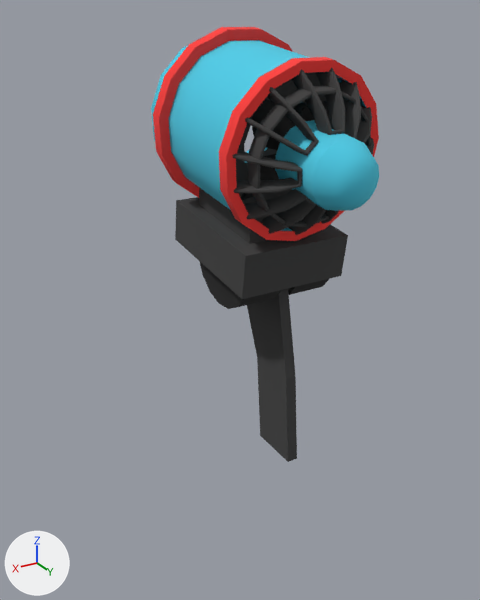
Two versions of the FBX model SquibblesMania/Assets/Mesh/Map_montain/mesh_snow_canon 1.fbx, one commit apart.
Camera for both pictures: a 50 mm camera at (5.11, 8.69, 9.81) aimed at (-0.43, -0.54, 5.19). Every picture has the same lights, and +X, +Y and +Z are marked at lower left. Where no turn or scale is listed for an object, it has been applied to the vertices. Vertices at the same position are counted once.

Names of what the first picture shows: 'canon', 'helice', 'pied'.
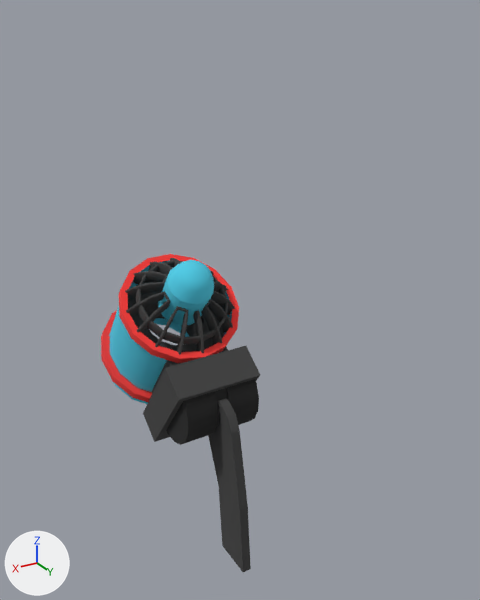
Changed parts and their boxes [x1, y1, x2, y2] in the pictures (480 x 600 px; the box of a moved part takes in the faces that stretch with it):
'canon', reshaped, moved, turned
    before: [151, 27, 379, 309]
    after: [101, 254, 260, 445]
'pied', reshaped, moved, turned, rescaled
    before: [247, 289, 297, 462]
    after: [208, 398, 251, 572]
'helice', deleted
    before: [241, 99, 330, 200]
part 1 of me_cylinder_010, moved or reshaped
    before: [199, 261, 329, 309]
    after: [166, 379, 259, 445]
part 2 of me_cylinder_010, moved or reshaped
    before: [151, 40, 366, 231]
    after: [109, 260, 232, 404]
part 3 of me_cylinder_010, moved or reshaped
    before: [153, 27, 293, 198]
    after: [101, 310, 152, 402]
part 4 of me_cylinder_010, moved or reshaped
    before: [219, 57, 379, 241]
    after: [119, 254, 239, 363]
part 5 of me_cylinder_010, moved or reshaped
    before: [288, 204, 326, 235]
    after: [193, 310, 204, 353]
part 6 of me_cylinder_010, moved or reshaped
    before: [321, 210, 339, 224]
    after: [201, 299, 233, 345]
part 7 of me_cylinder_010, moved or reshaped
    before: [367, 138, 374, 154]
    after: [211, 281, 235, 315]
part 8 of me_cylinder_010, moved or reshaped (not visible afterwards)
    before: [339, 81, 372, 143]
part 9 of me_cylinder_010, moved or reshaped
    before: [292, 68, 345, 135]
    after: [148, 258, 181, 275]
part 10 of me_cylinder_010, moved or reshaped
    before: [245, 87, 319, 156]
    after: [125, 271, 168, 300]
part 11 of me_cylinder_010, moved or reshaped
    before: [233, 150, 302, 194]
    after: [126, 291, 170, 333]
part 12 of me_cylinder_010, moved or reshaped
    before: [244, 189, 316, 234]
    after: [155, 306, 188, 355]
part 13 of me_cylinder_010, moved or reshaped
    before: [247, 85, 372, 227]
    after: [136, 261, 228, 345]
part 14 of me_cylinder_010, moved or reshaped
    before: [175, 187, 348, 299]
    after: [143, 342, 260, 442]
part 15 of me_cylinder_010, added (cyan)
    after: [158, 260, 214, 326]
part 16 of me_cylinder_010, deleted (cyan)
    before: [275, 120, 379, 211]

Edits to the bpy script that builds the scene:
```text
Change me_cube_004:
    used by ob_pied; location = (-0.02, 1.07, 3.77); rotation_euler = (1.856, 0.0, 0.0), in degrees (106, 0, 0); scale = (0.000856, 0.01, 0.01)
    remove me_cube_004.from_pydata(...)  # 12 vertices, 10 faces; spans x -100.0..100.0, y -55.0..296.0, z -102.0..23.0
    add me_cube_004.from_pydata(...)  # 23 vertices, 25 faces; spans x -9.0..9.0, y -84.0..36.0, z -338.0..13.0
    me_cube_004 part 17: the whole mesh is rebuilt
Change me_cylinder_010:
    used by ob_canon; location = (-0.02, 0.81, 5.97); rotation_euler = (1.571, 0.0, 0.0), in degrees (90, 0, 0); scale = (0.01, 0.01, 0.01)
    remove me_cylinder_010.from_pydata(...)  # 1124 vertices, 1149 faces; spans x -125.0..130.0, y -9.0..368.0, z -218.0..138.0
    add me_cylinder_010.from_pydata(...)  # 1123 vertices, 1134 faces; spans x -125.0..130.0, y -218.0..138.0, z -368.0..9.0
    me_cylinder_010 part 1: the loose piece of 56 vertices spanning x -74.0..74.0, y -9.0..55.0, z -73.0..65.0 is turned -90 degrees about the x axis through the mesh origin
    me_cylinder_010 part 2: the loose piece of 120 vertices spanning x -110.0..115.0, y 106.0..358.0, z -116.0..138.0 is turned -90 degrees about the x axis through the mesh origin
    me_cylinder_010 part 3: the loose piece of 60 vertices spanning x -125.0..130.0, y 114.0..368.0, z 48.0..102.0 is turned -90 degrees about the x axis through the mesh origin
    me_cylinder_010 part 4: the loose piece of 60 vertices spanning x -116.0..121.0, y 100.0..336.0, z -119.0..-68.0 is turned -90 degrees about the x axis through the mesh origin
    me_cylinder_010 part 5: the loose piece of 40 vertices spanning x 0.0..5.0, y 103.0..176.0, z -150.0..-63.0 is turned -90 degrees about the x axis through the mesh origin
    me_cylinder_010 part 6: the loose piece of 80 vertices spanning x -86.0..-10.0, y 113.0..190.0, z -152.0..-65.0 is turned -90 degrees about the x axis through the mesh origin
    me_cylinder_010 part 7: the loose piece of 80 vertices spanning x -115.0..-32.0, y 181.0..234.0, z -157.0..-73.0 is turned -90 degrees about the x axis through the mesh origin
    me_cylinder_010 part 8: the loose piece of 80 vertices spanning x -100.0..-17.0, y 229.0..314.0, z -162.0..-84.0 is turned -90 degrees about the x axis through the mesh origin
    me_cylinder_010 part 9: the loose piece of 80 vertices spanning x -24.0..29.0, y 248.0..333.0, z -163.0..-90.0 is turned -90 degrees about the x axis through the mesh origin
    me_cylinder_010 part 10: the loose piece of 80 vertices spanning x 22.0..105.0, y 229.0..314.0, z -162.0..-84.0 is turned -90 degrees about the x axis through the mesh origin
    me_cylinder_010 part 11: the loose piece of 80 vertices spanning x 37.0..119.0, y 181.0..234.0, z -157.0..-73.0 is turned -90 degrees about the x axis through the mesh origin
    me_cylinder_010 part 12: the loose piece of 80 vertices spanning x 15.0..91.0, y 113.0..190.0, z -152.0..-65.0 is turned -90 degrees about the x axis through the mesh origin
    me_cylinder_010 part 13: the loose piece of 150 vertices spanning x -87.0..91.0, y 126.0..304.0, z -137.0..-88.0 is turned -90 degrees about the x axis through the mesh origin
    me_cylinder_010 part 14: the loose piece of 16 vertices spanning x -82.0..87.0, y 32.0..158.0, z -94.0..117.0 is turned -90 degrees about the x axis through the mesh origin
    me_cylinder_010 part 15: a new loose piece of 61 vertices spanning x -42.0..47.0, y -218.0..-92.0, z -262.0..-163.0, in mat_material_001 (cyan #4ecce7)
    me_cylinder_010 part 16: the loose piece of 62 vertices spanning x -42.0..47.0, y 163.0..262.0, z -218.0..-92.0 is deleted
Change ob_pied:
    ob_pied.location: (-0.02, 1.07, 3.77) -> (0.0, 0.0, 0.0)
    ob_pied.rotation_euler: (1.856, 0.0, 0.0) -> (-2.856, 0.0, 0.0)  # degrees (106, 0, 0) -> degrees (-164, 0, 0)
    ob_pied.scale: (0.000856, 0.01, 0.01) -> (0.01, 0.01, 0.01)
Change ob_canon:
    ob_canon.location: (-0.02, 0.81, 5.97) -> (0.0, -0.58, 2.71)
    ob_canon.rotation_euler: (1.571, 0.0, 0.0) -> (-2.078, 0.0, 0.0)  # degrees (90, 0, 0) -> degrees (-119, 0, 0)
Remove ob_helice:
    ob_helice = bpy.data.objects.new('helice', me_plane_021)
```
